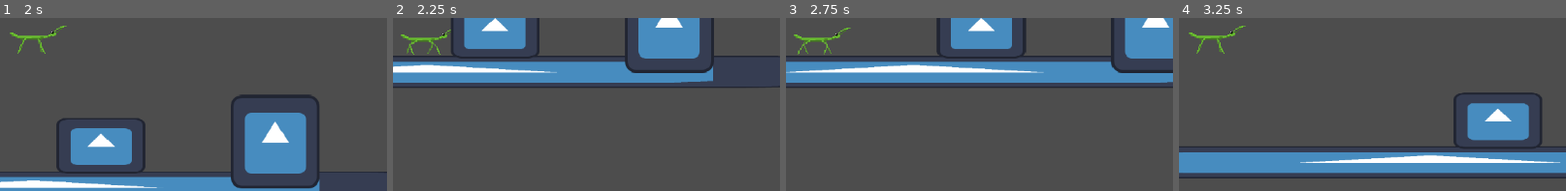
Above: before the commit, frames 1-4 (left to right).
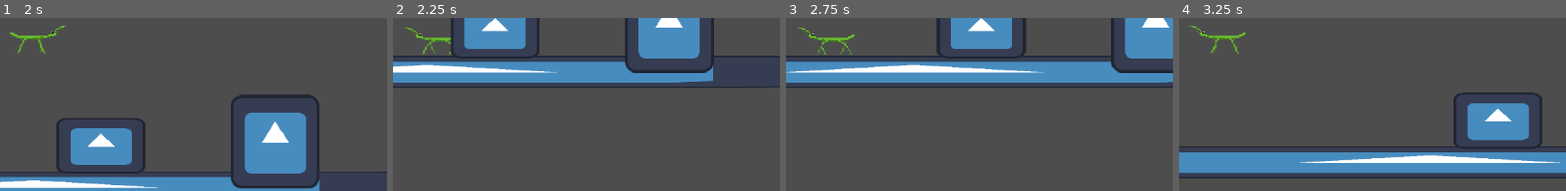
Above: after the commit, the same moments.

Repository: NinjaLD/stickySituation
Game: Godot game, scene res://scenes/playerDevelopment.tscn
Same seed, same stepped clock (60 frames per second), same inputs: the game is played once before the commit and once after it. The engine's default icon, where the game draws it, is replaced by a stand-in: a white triangle on a blue panel in a dark square.
Inputs:
- Up to frame 1 (2 s): hold D (moveRight) from 0.53 s (still down); tap Space (jump) at 0.77, 1.52 s
- Up to frame 2 (2.25 s): release D (moveRight) at 2.03 s; hold A (moveLeft) from 2.03 s (still down)
- Up to frame 3 (2.75 s): keep holding A (moveLeft)
- Up to frame 4 (3.25 s): release A (moveLeft) at 2.78 s; hold D (moveRight) from 2.78 s (still down); tap Space (jump) at 3.02 s
The pictures show only the part of the screen within x 45-95%, y 31-81%; the shares and areas given below are measured in that part.

Frame 1 is identical in both runs. In frame 2, 0.6% of the frame differs, in the area x 2-16%, y 5-22%; in frame 3, 0.7%, in the area x 2-18%, y 5-22%; in frame 4, 0.6%.

Commit message:
Animations for player completed
Can tweak if need be, but done for the moment

Diff:
--- a/sticky-situation/scripts/playerScript.gd
+++ b/sticky-situation/scripts/playerScript.gd
@@ -63,5 +63,7 @@
 		animatedSprite.play("Jump")
 
 func AnimationDirection() -> void:
-	if GetInputDir() > 0:
-		animatedSprite.flip_h
+	if GetInputDir() < 0 and velocity.x < 0:
+		animatedSprite.flip_h = true
+	elif GetInputDir() > 0 and velocity.x > 0:
+		animatedSprite.flip_h = false
